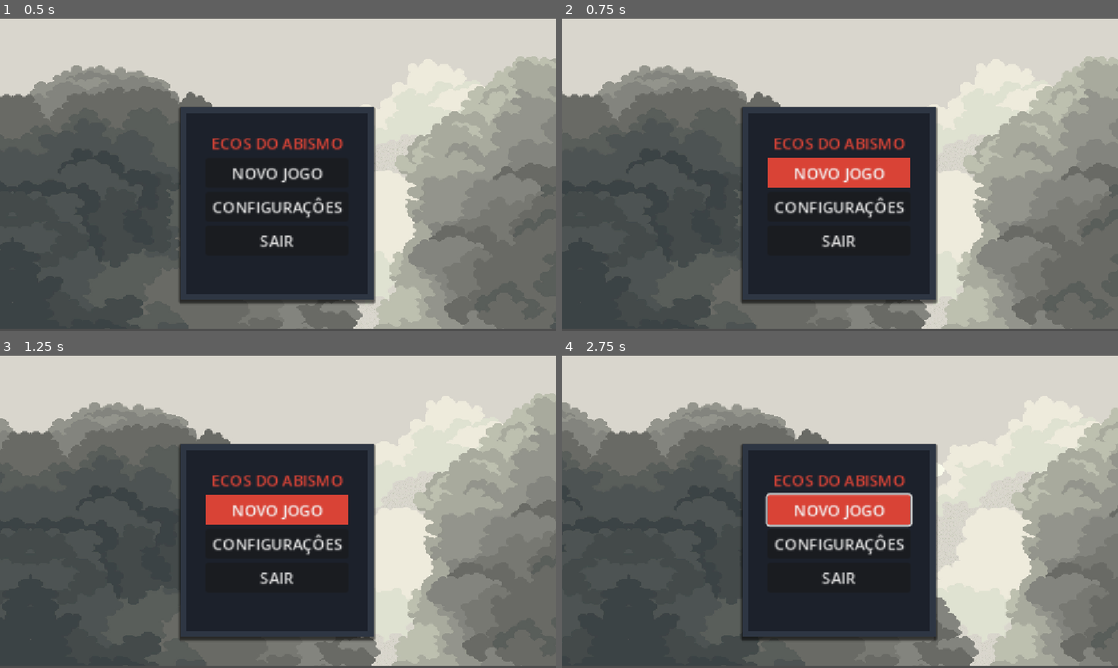
Above: before the commit, frames 1-4 (two rows, left to right).
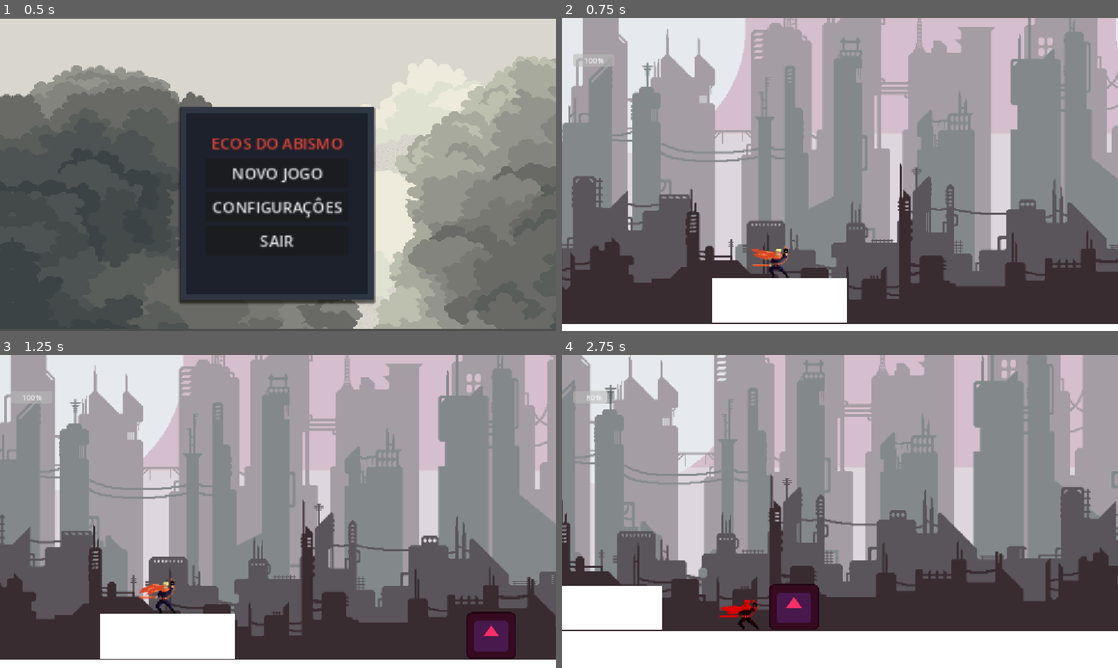
Above: after the commit, the same moments.

Repository: agr3w/Godot_prototity
Game: Godot game, scene res://menu_principal.tscn
Two runs of this game, one before a commit and one after it. Both use one fixed random seed, a clock stepped at 60 frames per second and the inputs below. The engine's default icon, where the game draws it, is replaced by a stand-in: a white triangle on a blue panel in a dark square.
Inputs (mouse positions are in pixels of both pictures, inside the frame that each line leads up to):
- Up to frame 1 (0.5 s): no input
- Up to frame 2 (0.75 s): click "NOVO JOGO" at 0.5 s
- Up to frame 3 (1.25 s): no input
- Up to frame 4 (2.75 s): click (840, 511) at 1.25 s, where only the run before the commit has a clickable "NOVO JOGO"; tap Enter (ui_accept) at 2, 2.27 s; hold Right (ui_right) from 2.03 s (still down); tap X (attack) at 2.1 s

Frame 1 is identical in both runs. In frame 2, 82% of the frame differs, in the area x 0-100%, y 0-100%; in frame 3, 84%; in frame 4, 89%.

Commit message:
Smooth na camera

Diff:
--- a/character_body_2d.gd
+++ b/character_body_2d.gd
@@ -14,10 +14,14 @@
 
 @onready var anim = $AnimationPlayer
 @onready var sprite = $Sprite2D
+@onready var camera = $Camera2D
 @onready var dust = $GPUParticles2D
 @onready var sword_hitbox = get_node_or_null("SwordHitbox/CollisionShape2D")
 @onready var ground_hitbox = get_node_or_null("SwordHitbox/GroundCollision")
 @onready var air_hitbox = get_node_or_null("SwordHitbox/AirCollision")
+
+const LOOK_AHEAD_AMOUNT = 120.0
+const CAMERA_SMOOTH_SPEED = 4.0
 
 # --- SISTEMA DE VIDA ---
 var max_health = 100
@@ -124,6 +128,13 @@
 		start_attack()
 		return
 
+	# --- EFEITO DA CÂMERA (LOOK AHEAD) ---
+	# Calcula para onde a câmera deve ir baseada no lado que o Striker está olhando
+	var target_offset_x = facing_direction * LOOK_AHEAD_AMOUNT
+
+	# O comando 'lerp' faz uma transição elástica do valor atual até o alvo!
+	camera.offset.x = lerp(camera.offset.x, target_offset_x, CAMERA_SMOOTH_SPEED * delta)
+
 	move_and_slide()
 
 	if is_on_floor() and not was_on_floor_last_frame:
--- a/character_body_2d.tscn
+++ b/character_body_2d.tscn
@@ -584,6 +584,7 @@
 [node name="Camera2D" type="Camera2D" parent="CharacterBody2D" unique_id=1042236764]
 offset = Vector2(0, -85)
 zoom = Vector2(2, 2)
+position_smoothing_enabled = true
 
 [node name="SwordHitbox" type="Area2D" parent="CharacterBody2D" unique_id=449197520]
 collision_layer = 0
--- a/menu_principal.gd
+++ b/menu_principal.gd
@@ -12,7 +12,7 @@
     _sync_window_mode_buttons()
 
 func _on_btn_novo_jogo_pressed():
-    get_tree().change_scene_to_file("res://mundo.tscn")
+    get_tree().change_scene_to_file("res://character_body_2d.tscn")
 
 func _on_btn_configs_pressed():
     painel_configs.show()
@@ -34,16 +34,19 @@
         AudioServer.set_bus_volume_db(bus_index, linear_to_db(volume_linear))
 
 func _on_btn_tela_cheia_pressed():
+    btn_tela_cheia.button_pressed = true
+    btn_janela.button_pressed = false
+
     if OS.is_debug_build() and not OS.has_feature("template"):
         DisplayServer.window_set_mode(DisplayServer.WINDOW_MODE_WINDOWED)
     else:
         DisplayServer.window_set_mode(DisplayServer.WINDOW_MODE_FULLSCREEN)
 
-    _sync_window_mode_buttons()
+func _on_btn_janela_pressed():
+    btn_janela.button_pressed = true
+    btn_tela_cheia.button_pressed = false
 
-func _on_btn_janela_pressed():
     DisplayServer.window_set_mode(DisplayServer.WINDOW_MODE_WINDOWED)
-    _sync_window_mode_buttons()
 
 func _sync_window_mode_buttons():
     var modo_atual = DisplayServer.window_get_mode()
